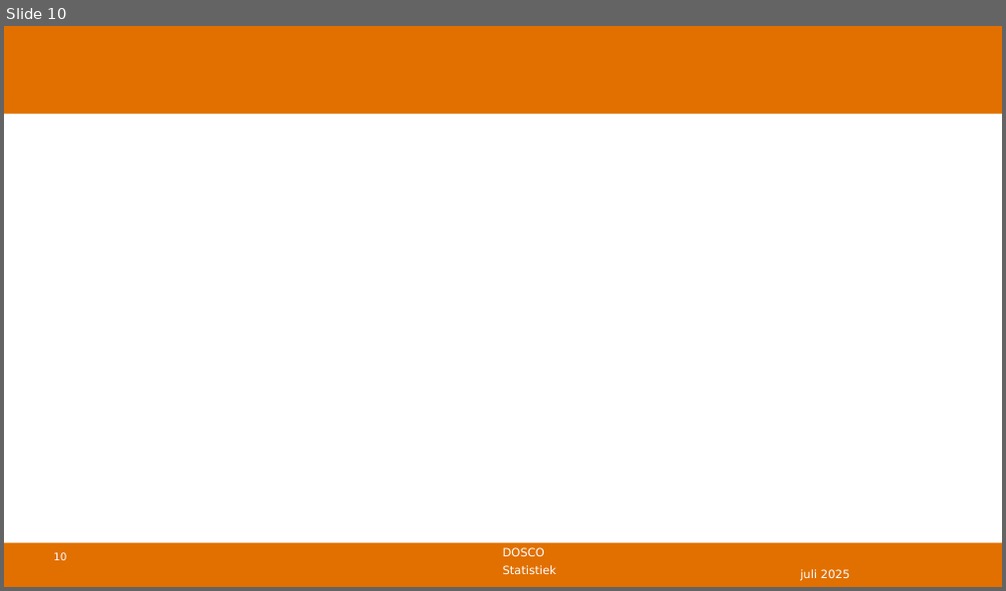
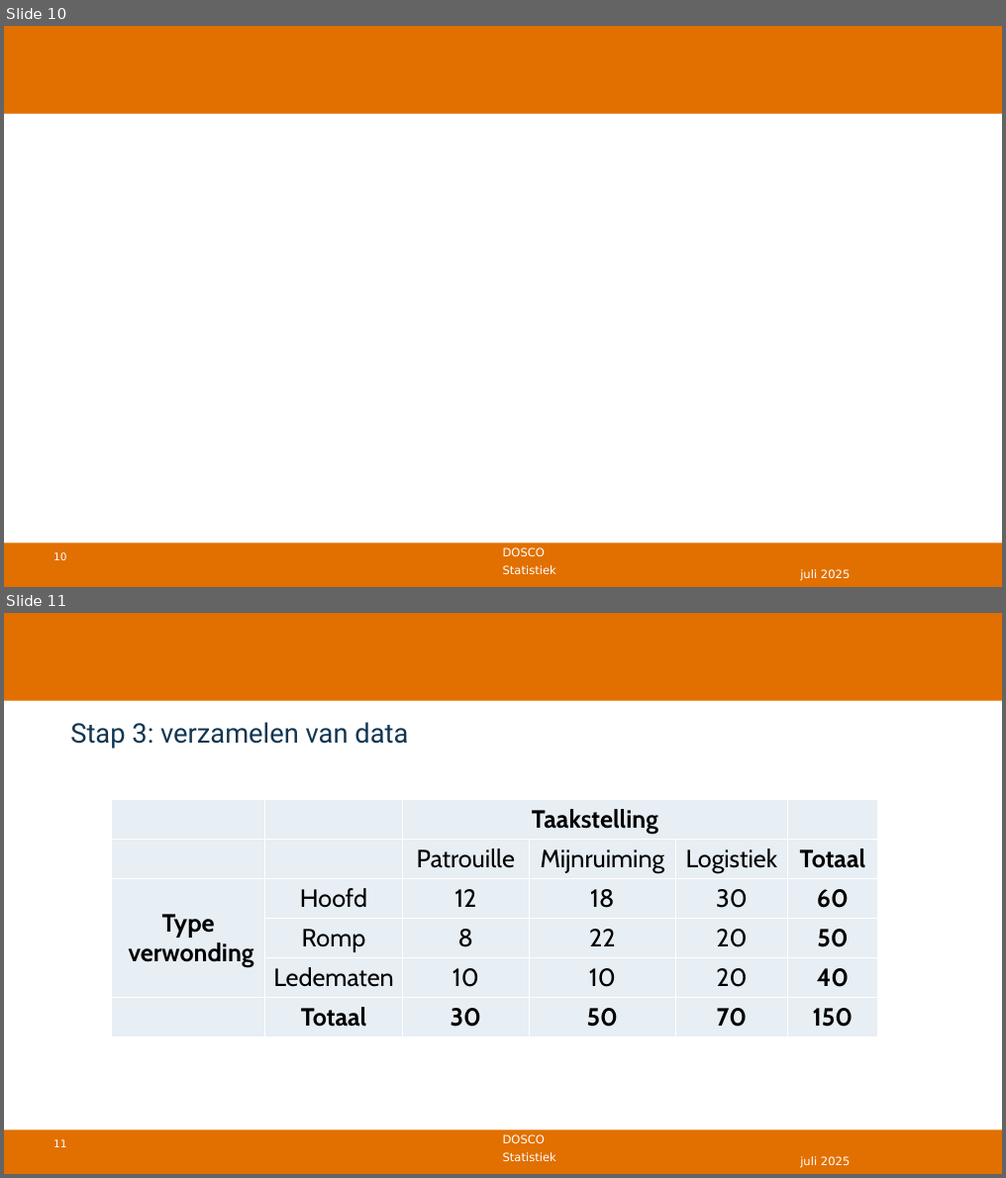
Before and after one commit to DBlom96/Statistiek, a slide deck: Danny/Onderwijs/Statistiek/2024-2025/Slides/Nieuwe slides/Statistiek 2024-2025 -- college 10 -- chikwadraat.pptx. Shown one above the other, each under a label of ours: slide 10 before the commit, slides 10 and 11 after it. The pictures are 1006x591 and 1006x1178 pixels, drawn with LibreOffice and Linux fonts; fonts in the diff are those of the drawing; grey boxes stand for pictures; background and template pictures are left out. Boxes give left, top, right and bottom in pixels: in the first picture for what was removed or moved away, otherwise in the second. Text is boxed around its words. In the diff, an @@ line names an element or a change of style, - is before the commit and + after.

```diff
--- a/Danny/Onderwijs/Statistiek/2024-2025/Slides/Nieuwe slides/Statistiek 2024-2025 -- college 10 -- chikwadraat.pptx
+++ b/Danny/Onderwijs/Statistiek/2024-2025/Slides/Nieuwe slides/Statistiek 2024-2025 -- college 10 -- chikwadraat.pptx
@@ slide 11 added at (x1=4, y1=613, x2=1002, y2=1174), background #FFFFFF; not listed: 5 template elements that a slide beside it also shows @@
@@ title added at (x1=70, y1=722, x2=408, y2=749), 26 pt, text #113652 @@
+Stap 3: verzamelen van data
@@ table added at (x1=112, y1=799, x2=878, y2=1038), 6 rows, 6 columns @@
+ |  | Taakstelling |  |  | 
+ |  | Patrouille | Mijnruiming | Logistiek | Totaal
+Type / verwonding | Hoofd | 12 | 18 | 30 | 60
+ | Romp | 8 | 22 | 20 | 50
+ | Ledematen | 10 | 10 | 20 | 40
+ | Totaal | 30 | 50 | 70 | 150
@@ text added at (x1=800, y1=1157, x2=849, y2=1168), 11 pt, text #FFFFFF @@
+juli 2025
```
Also in this commit, not shown: 11 slides changed, 1 other slide added, 1 slide removed, 8 other files.
